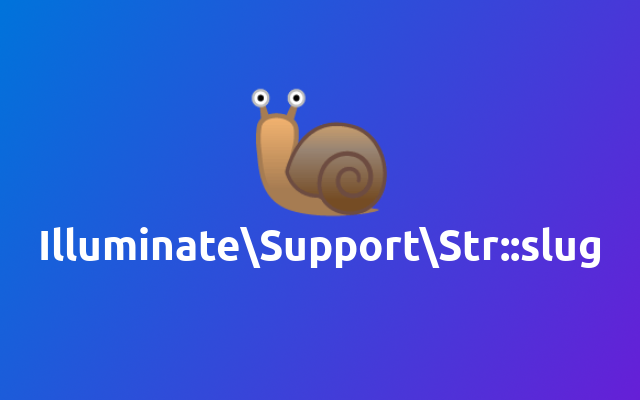
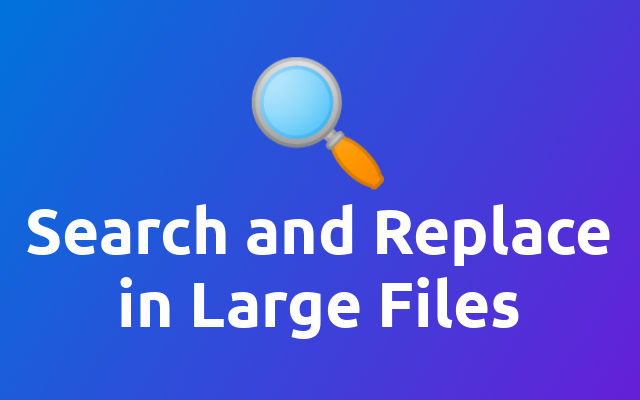
Layers edited between the first and the second 640px x 400px image:
renamed "Title" to "🔍 ...", painted on it over [27, 57, 610, 339]
